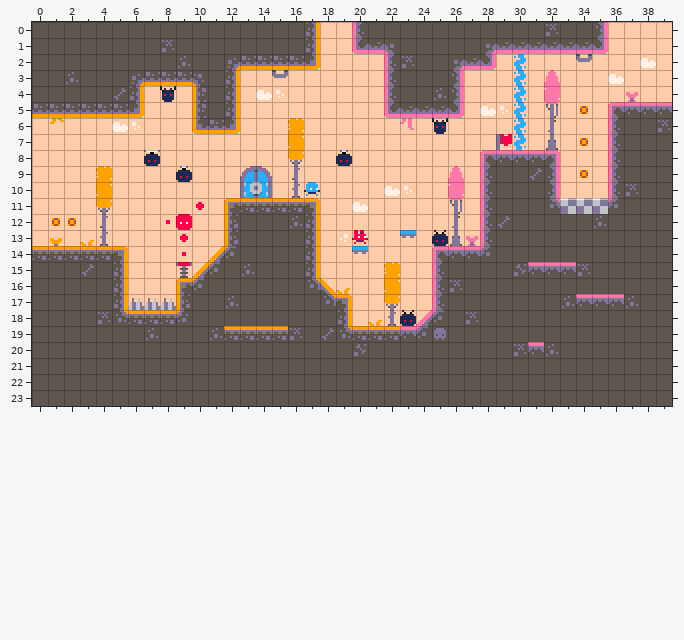
A Tiled map gets an edit: 1-bit-jam/public/Tiled/sample-map.tmx. The first picture shows the starting point.
Cells are 8x8 px. Shown: x 0..39, y 0..23.
Once edited:
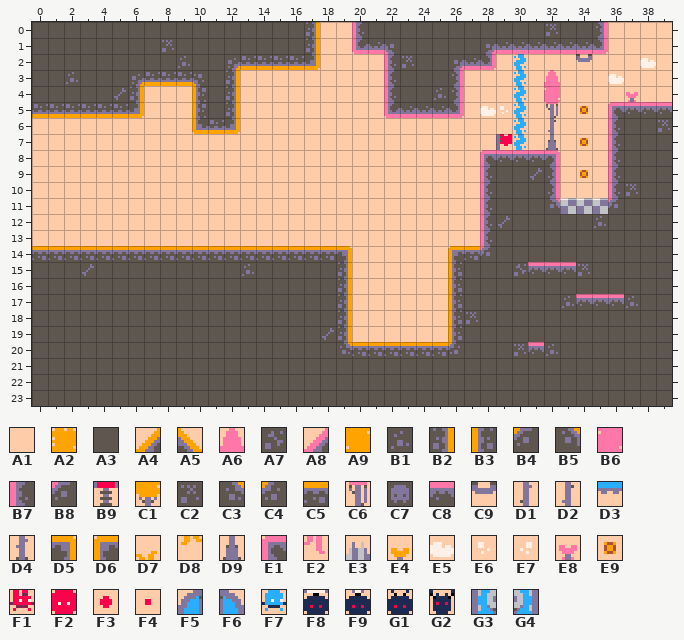
Key: from "tilemap_packed": A1 0, A2 1, A3 2, A4 6, A5 6 turned 90, A6 8, A7 9, A8 13, A9 16, B1 17, B2 18, B3 18 flipped left-right, B4 21, B5 21 turned 90, B6 23, B7 27, B8 28, B9 30, C1 31, C2 32, C3 33, C4 33 flipped left-right, C5 34, C6 38, C7 39, C8 41, C9 45, D1 46, D2 53, D3 60, D4 61, D5 64, D6 64 flipped left-right, D7 65, D8 65 turned 180, D9 68, E1 70, E2 72 turned 180, E3 75, E4 80, E5 81, E6 82, E7 82 flipped left-right, E8 87, E9 88, F1 92, F2 94, F3 95, F4 96, F5 101, F6 102, F7 107, F8 112, F9 113, G1 114, G2 115 turned 180, G3 116, G4 117.
__ is an empty cell, ## one hidden under a higher layer, .. an unchanged one.
Tiles of an added or newly shown layer are drawn over the layers below it.
Edits made:
--- layer "tiles"
@@ x 8..15 @@
- 3 .. .. .. .. .. .. .. C9
- 4 G2 .. .. .. .. .. E5 E6
+ 3 .. .. .. .. .. .. .. A1
+ 4 A1 .. .. .. .. .. A1 A1
@@ x 1..27 @@
- 6 D8 .. .. .. E5 E6 .. .. .. .. .. .. .. .. .. A2 .. .. .. .. .. .. E2 .. G2 .. ..
- 7 .. .. .. .. .. .. .. .. .. .. .. .. .. .. .. A9 .. .. .. .. .. .. .. .. .. .. ..
- 8 .. .. .. .. .. .. F8 .. .. .. .. .. .. .. .. C1 .. .. F9 .. .. .. .. .. .. .. ..
- 9 .. .. .. A2 .. .. .. .. F9 .. .. .. F5 F6 .. D1 .. .. .. .. .. .. .. .. .. A6 ..
-10 .. .. .. A9 .. .. .. .. .. .. .. .. G3 G4 .. D4 F7 .. .. .. .. E5 E6 .. .. B6 ..
-11 .. .. .. C1 .. .. .. .. .. F3 .. D6 C5 C5 C5 C5 D5 .. .. E5 .. .. .. .. .. C6 ..
-12 E9 E9 .. D1 .. .. .. F4 F2 .. .. B3 A3 A3 A3 B1 B2 .. .. .. .. .. .. .. .. D2 ..
-13 E4 .. D7 D4 .. .. .. .. F3 .. .. B3 A3 A3 A3 A3 B2 .. E7 F1 .. .. D3 .. G1 D9 E8
-14 .. .. .. .. D5 A1 A1 A1 F4 A1 A4 B4 A3 A3 A3 A3 B2 A1 A1 D3 .. .. .. .. E1 .. ..
-15 .. .. .. .. B2 A1 A1 A1 B9 A4 B4 .. .. .. .. .. B2 A1 A1 .. .. A2 .. .. B7 .. ..
-16 .. .. .. .. B2 A1 A1 A1 D6 B4 .. .. .. .. .. .. B5 A5 D7 .. .. A9 .. .. B7 .. ..
-17 .. .. .. .. B2 E3 E3 E3 B3 .. .. B1 .. .. .. .. .. B5 D5 .. .. C1 .. .. B7 .. ..
-18 .. .. .. C2 C3 C5 C5 C5 C4 .. .. .. .. .. .. .. .. .. .. .. D7 D4 G1 A8 B8 .. ..
-19 .. .. .. .. .. .. B1 .. .. .. B1 C5 C5 C5 C5 C2 .. .. C3 C5 C5 C5 C8 B8 C7 .. ..
-20 .. .. .. .. .. .. .. .. .. .. .. .. .. .. .. .. .. .. A3 A7 A3 A3 .. .. .. .. ..
+ 6 A1 .. .. .. A1 A1 .. .. .. .. .. .. .. .. .. A1 .. .. .. .. .. .. A1 .. A1 .. ..
+ 7 .. .. .. .. .. .. .. .. .. .. .. .. .. .. .. A1 .. .. .. .. .. .. .. .. .. .. ..
+ 8 .. .. .. .. .. .. A1 .. .. .. .. .. .. .. .. A1 .. .. A1 .. .. .. .. .. .. .. ..
+ 9 .. .. .. A1 .. .. .. .. A1 .. .. .. A1 A1 .. A1 .. .. .. .. .. .. .. .. .. A1 ..
+10 .. .. .. A1 .. .. .. .. .. .. .. .. A1 A1 .. A1 A1 .. .. .. .. A1 A1 .. .. A1 ..
+11 .. .. .. A1 .. .. .. .. .. A1 .. A1 A1 A1 A1 A1 A1 .. .. A1 .. .. .. .. .. A1 ..
+12 A1 A1 .. A1 .. .. .. A1 A1 .. .. A1 A1 A1 A1 A1 A1 .. .. .. .. .. .. .. .. A1 ..
+13 A1 .. A1 A1 .. .. .. .. A1 .. .. A1 A1 A1 A1 A1 A1 .. A1 A1 .. .. A1 .. A1 A1 A1
+14 .. .. .. .. ## ## ## ## ## ## ## ## ## ## ## ## ## ## ## A1 .. .. .. .. A1 .. ..
+15 .. .. .. .. A3 A3 A3 A3 A3 A3 A3 .. .. .. .. .. A3 A3 ## .. .. A1 .. .. A1 .. ..
+16 .. .. .. .. A3 A3 A3 A3 A3 A3 .. .. .. .. .. .. A3 A3 ## .. .. A1 .. .. A1 .. ..
+17 .. .. .. .. A3 A3 A3 A3 A3 .. .. A3 .. .. .. .. .. A3 ## .. .. A1 .. .. A1 .. ..
+18 .. .. .. A3 A3 A3 A3 A3 A3 .. .. .. .. .. .. .. .. .. .. .. A1 A1 A1 A1 A1 .. ..
+19 .. .. .. .. .. .. A3 .. .. .. A3 A3 A3 A3 A3 A3 .. .. ## A1 A1 A1 A1 A1 A1 .. ..
+20 .. .. .. .. .. .. .. .. .. .. .. .. .. .. .. .. .. .. ## ## ## ## .. .. .. .. ..
--- layer "collide" (added)
@@ x 5..27 @@
-14 __ __ __ __ __ __ __ __ __ __ __ __ __ __ __ .. .. .. .. .. .. __ __
-15 .. .. .. .. .. .. .. .. .. .. .. .. .. .. __ .. .. .. .. .. .. __ ..
-16 .. .. .. .. .. .. .. .. .. .. .. .. .. .. __ .. .. .. .. .. .. __ ..
-17 .. .. .. .. .. .. .. .. .. .. .. .. .. .. __ .. .. .. .. .. .. __ ..
-18 .. .. .. .. .. .. .. .. .. .. .. .. .. .. .. .. .. .. .. .. .. __ ..
-19 .. .. .. .. .. .. .. .. .. .. .. .. .. .. __ .. .. .. .. .. .. __ ..
-20 .. .. .. .. .. .. .. .. .. .. .. .. .. .. __ __ __ __ __ __ __ __ ..
+14 C5 C5 C5 C5 C5 C5 C5 C5 C5 C5 C5 C5 C5 C5 D5 .. .. .. .. .. .. D6 C5
+15 .. .. .. .. .. .. .. .. .. .. .. .. .. .. B2 .. .. .. .. .. .. B3 ..
+16 .. .. .. .. .. .. .. .. .. .. .. .. .. .. B2 .. .. .. .. .. .. B3 ..
+17 .. .. .. .. .. .. .. .. .. .. .. .. .. .. B2 .. .. .. .. .. .. B3 ..
+18 .. .. .. .. .. .. .. .. .. .. .. .. .. .. .. .. .. .. .. .. .. B3 ..
+19 .. .. .. .. .. .. .. .. .. .. .. .. .. .. B2 .. .. .. .. .. .. B3 ..
+20 .. .. .. .. .. .. .. .. .. .. .. .. .. .. C3 C5 C5 C5 C5 C5 C5 C4 ..
Boxes around the changes in both pictures, in picture pixels (x1, y1, x2, y2):
changed: (256, 70, 288, 100)
changed: (160, 86, 176, 102)
changed: (50, 118, 480, 356)
